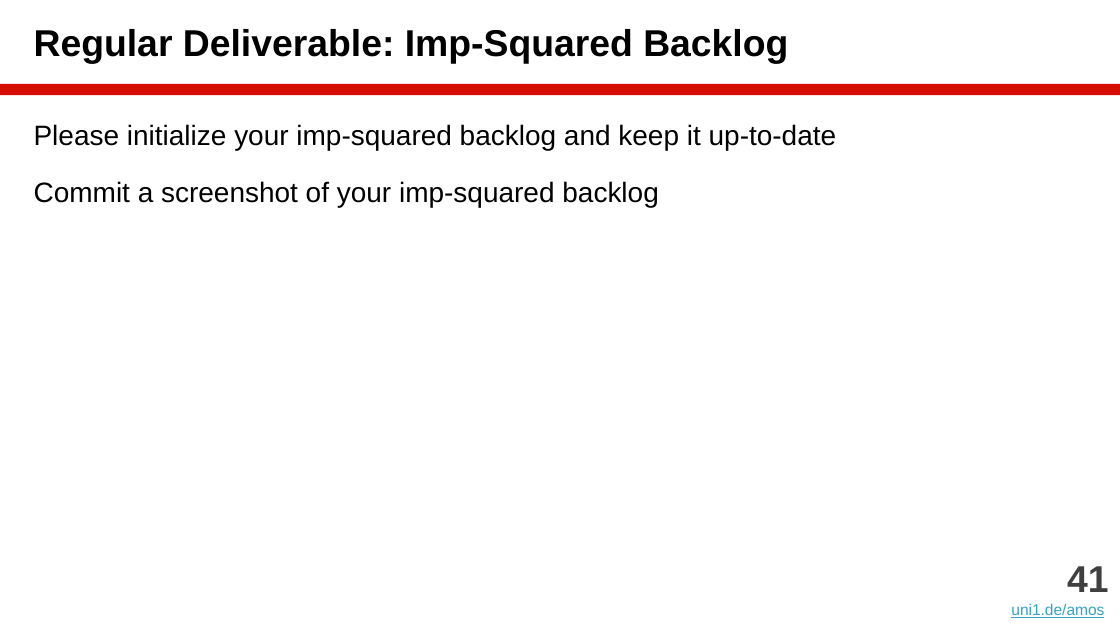
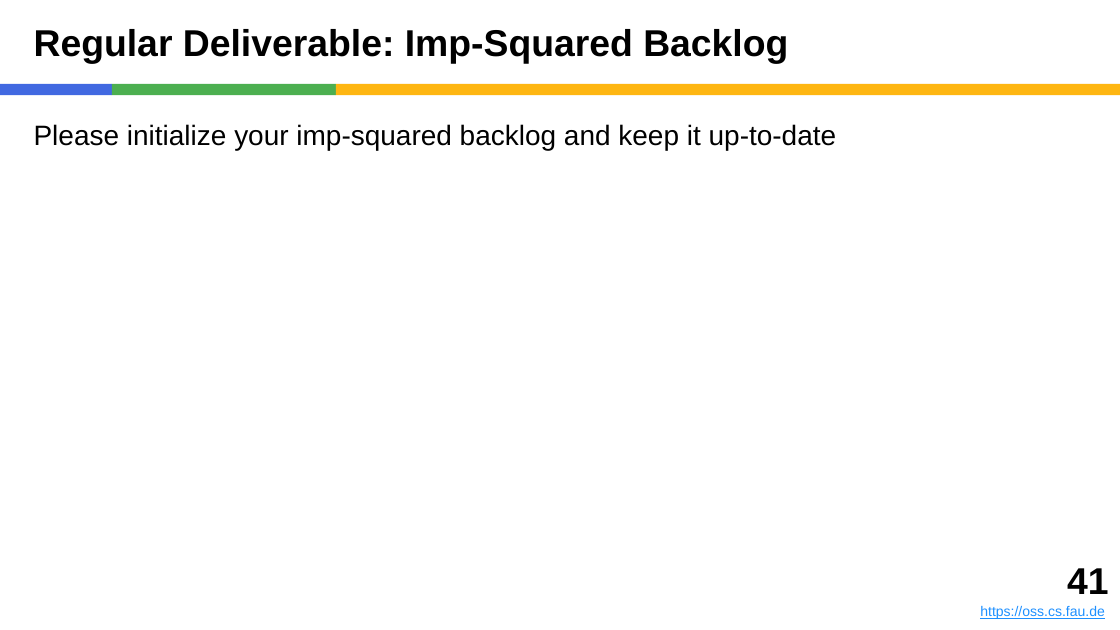
Before and after one commit to dirkriehle/amos-course, a slide deck: slide 41 of Lecture slides/AMOS B01 - Team and Tools.pptx. Drawn at 1120x630 pixels with LibreOffice and Linux fonts; fonts in the diff are those of the drawing. Boxes give left, top, right and bottom in pixels: in the first picture for what was removed or moved away, otherwise in the second. Text is boxed around its words. In the diff, an @@ line names an element or a change of style, - is before the commit and + after.

```diff
--- a/Lecture slides/AMOS B01 - Team and Tools.pptx
+++ b/Lecture slides/AMOS B01 - Team and Tools.pptx
@@ rectangle added at <box>0,84,112,95</box>, fill #4169E1 @@
@@ rectangle added at <box>112,84,336,95</box>, fill #4CAF50 @@
@@ rectangle: place and size @@
-rectangle at <box>0,84,1120,95</box>
+rectangle at <box>336,84,1120,95</box>
@@ rectangle at <box>336,84,1120,95</box>: fill #D50D01 to #FEB612 @@
@@ text at <box>34,181,658,207</box>: paragraph removed @@
-Commit a screenshot of your imp-squared backlog
@@ text: place and size @@
-text at <box>1011,566,1108,618</box>
+text at <box>980,568,1108,619</box>
@@ text at <box>1067,568,1108,594</box>: text colour #404040 to #000000 in "41" @@
@@ text at <box>980,606,1105,619</box>: text changed; size 10 to 9 pt; text colour #34A3C5 to #1E90FF @@
-uni1.de/amos
+https://oss.cs.fau.de
```
Also in this commit, not shown: 57 other slides changed, 6 other files.
